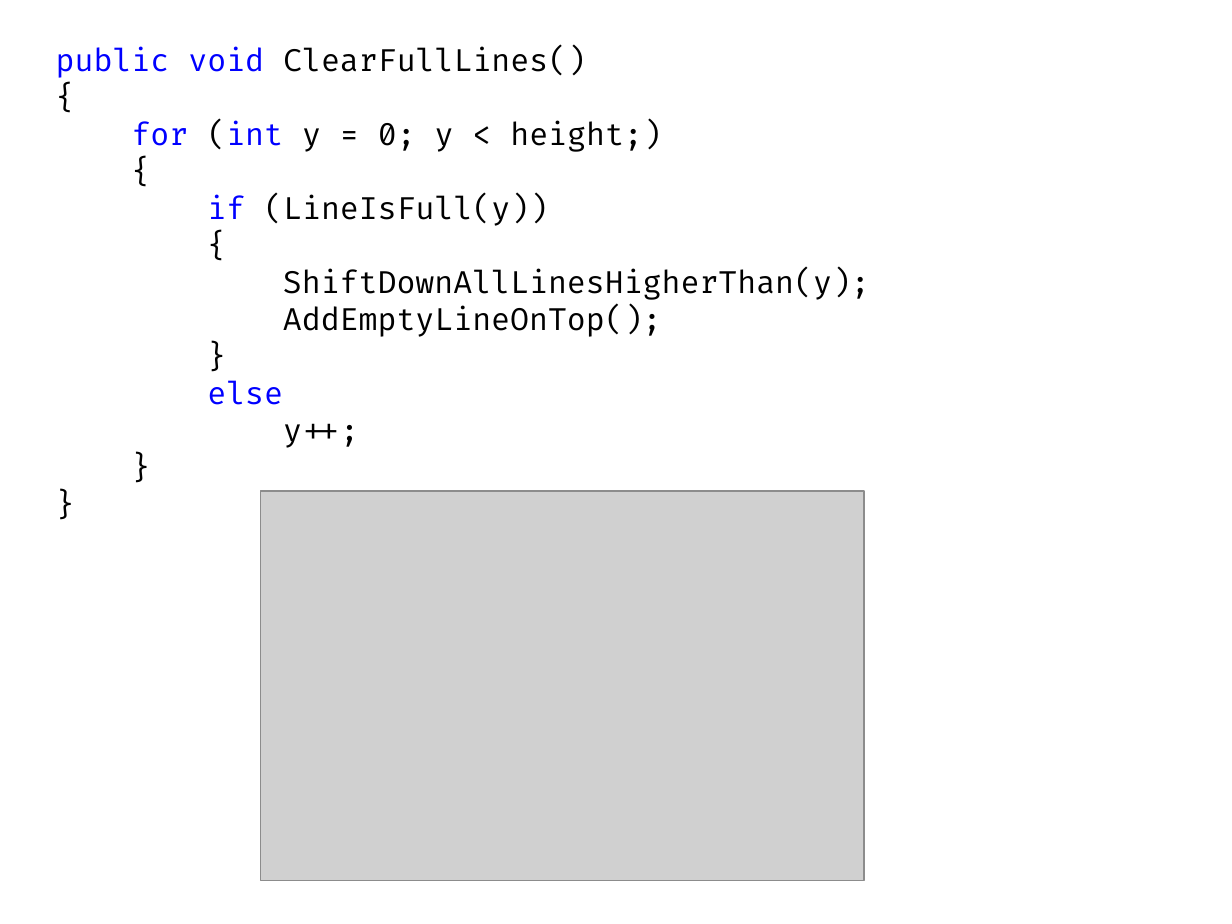
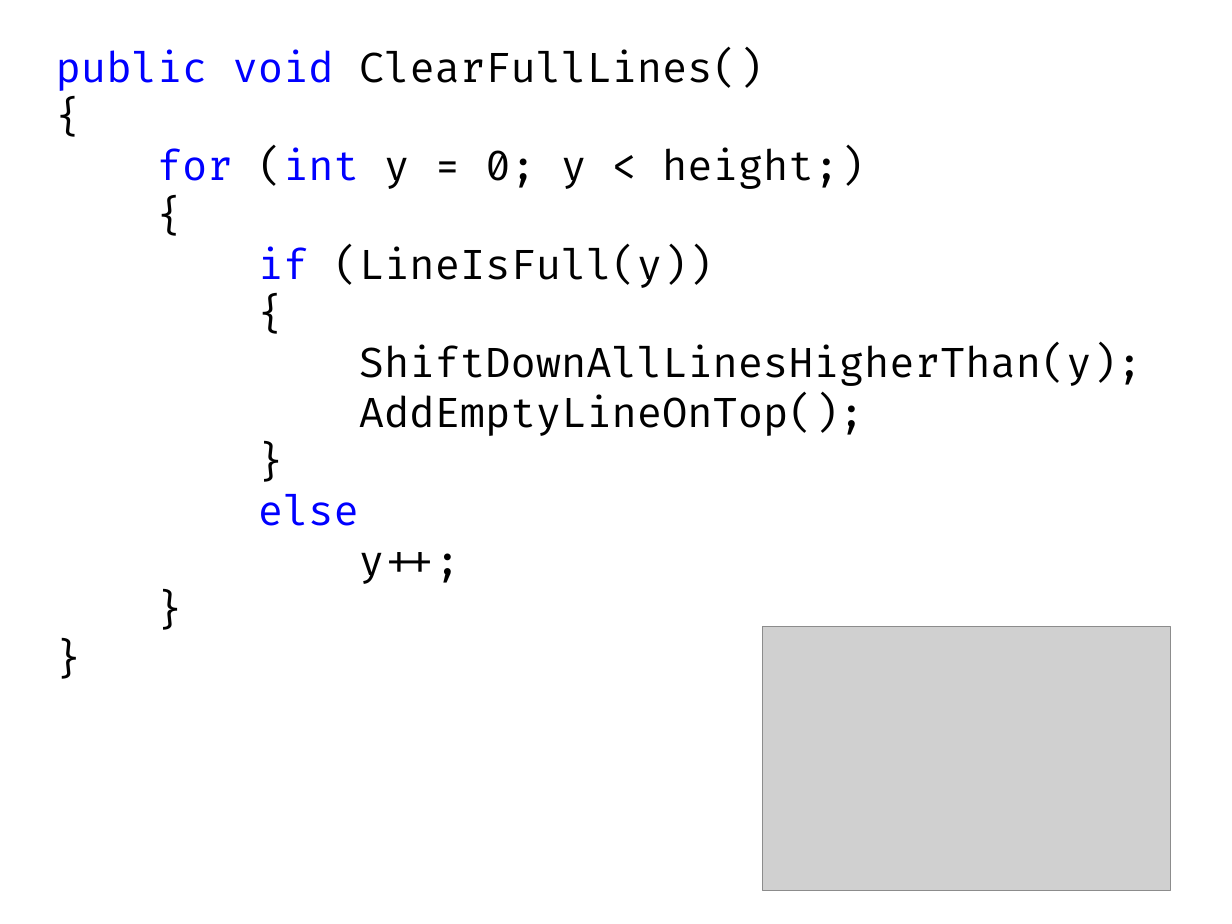
Before and after one commit to kontur-courses/clean-code, a slide deck: slide 27 of CleanCode.pptx (slide 28 before the commit). Drawn at 1232x924 pixels with LibreOffice and Linux fonts; fonts in the diff are those of the drawing; grey boxes stand for pictures. Boxes give left, top, right and bottom in pixels: in the first picture for what was removed or moved away, otherwise in the second. Text is boxed around its words. In the diff, an @@ line names an element or a change of style, - is before the commit and + after.

```diff
--- a/CleanCode.pptx
+++ b/CleanCode.pptx
@@ text "public void ClearFullLines()" at (56,49,1142,584): size 18 to 24 pt @@
@@ picture: place and size @@
-picture at (261,492,865,881)
+picture at (763,627,1170,891)
```
Also in this commit, not shown: 9 other slides changed, 15 slides added, 11 slides removed, 10 other files.
